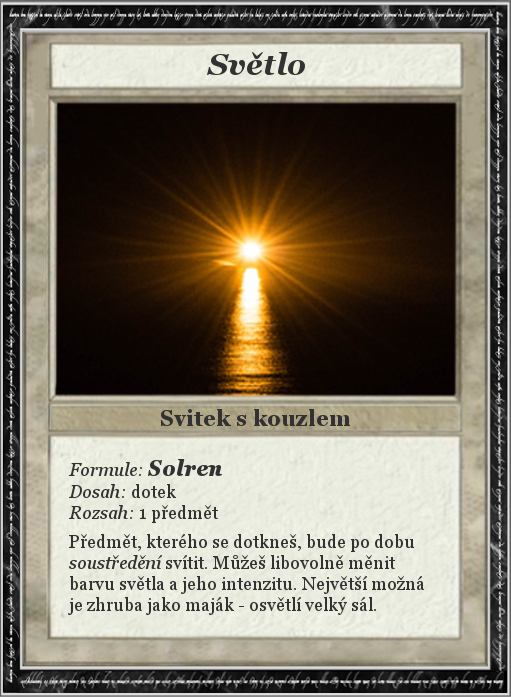
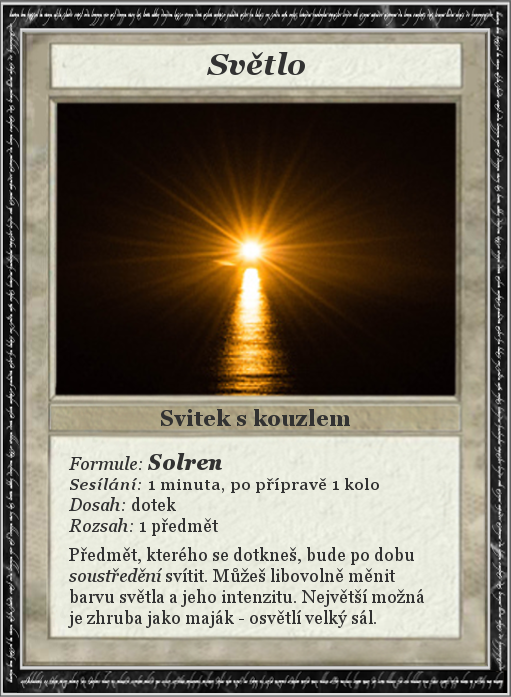
Before/after of a 511px x 697px layered artwork. What changed in the layer stack:
painted on "Formule: Solren ..." over [68, 453, 424, 628]
painted on "Card" over [53, 435, 132, 625]
